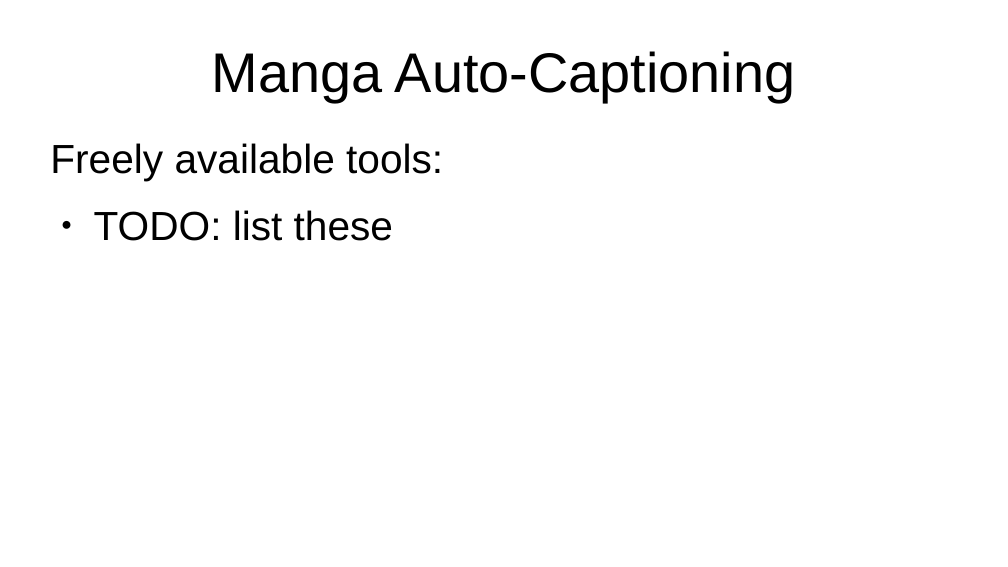
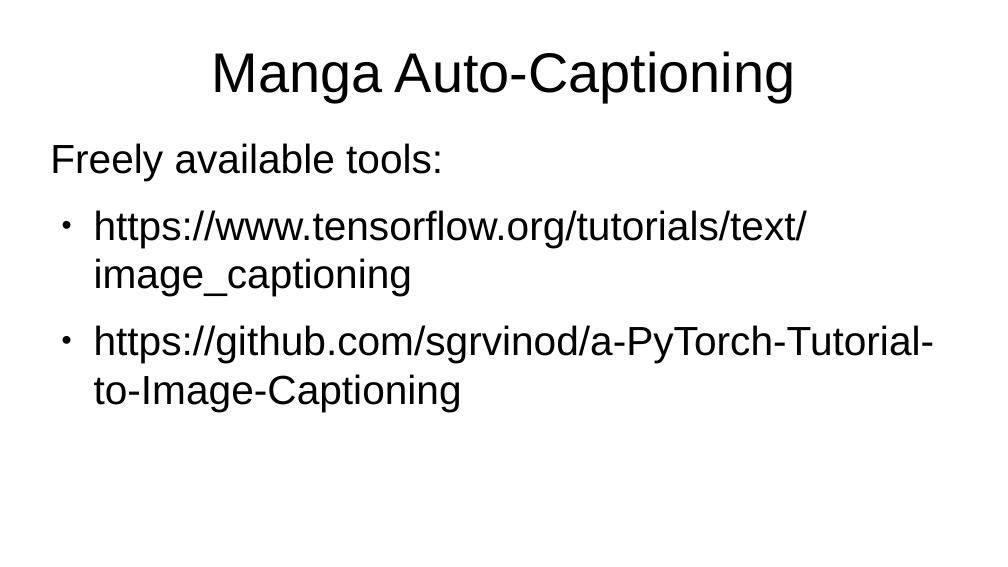
Before and after one commit to kkokilep/Cant-Spell-Anime-Without-AI, a slide deck: slide 22 of presentation/presentation-0.odp. Drawn at 1008x567 pixels with LibreOffice and Linux fonts; fonts in the diff are those of the drawing. Boxes give left, top, right and bottom in pixels: in the first picture for what was removed or moved away, otherwise in the second. Text is boxed around its words. In the diff, an @@ line names an element or a change of style, - is before the commit and + after.

```diff
--- a/presentation/presentation-0.odp
+++ b/presentation/presentation-0.odp
@@ text at (94, 210, 935, 412): text changed @@
-● TODO: list these
+● https://www.tensorflow.org/tutorials/text/image_captioning
+● https://github.com/sgrvinod/a-PyTorch-Tutorial-to-Image-Captioning
```
Also in this commit, not shown: 20 other slides changed, 1 slide added, 1 slide removed.
